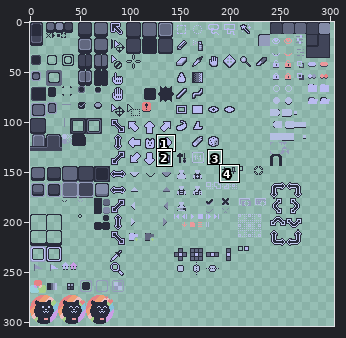
Sprite sheet: themes/frappe/catppuccin-theme-frappe/sheet.png. The picture above shows the old version from afar; the outline marks the close-up.
Close-up. As it was:
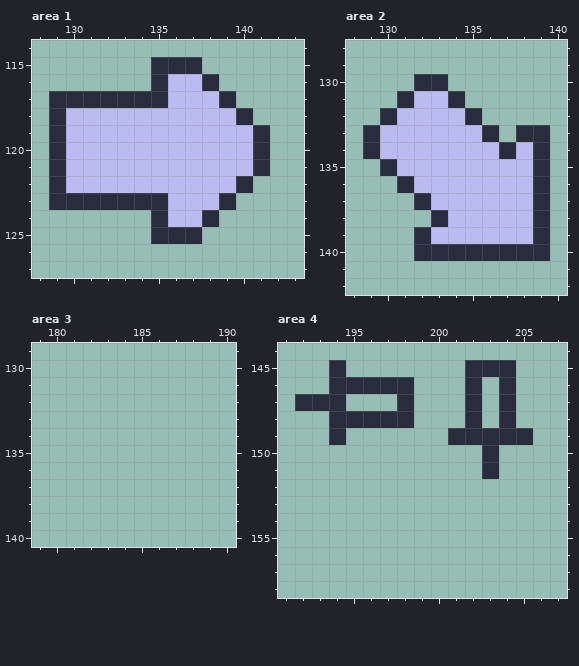
The file is 304x304 pixels. Shown: area 1: x 128..143, y 114..127; area 2: x 128..140, y 128..142; area 3: x 179..190, y 129..140; area 4: x 191..207, y 144..158. The commit also changed other parts of the picture, which this record leaves out.
New version:
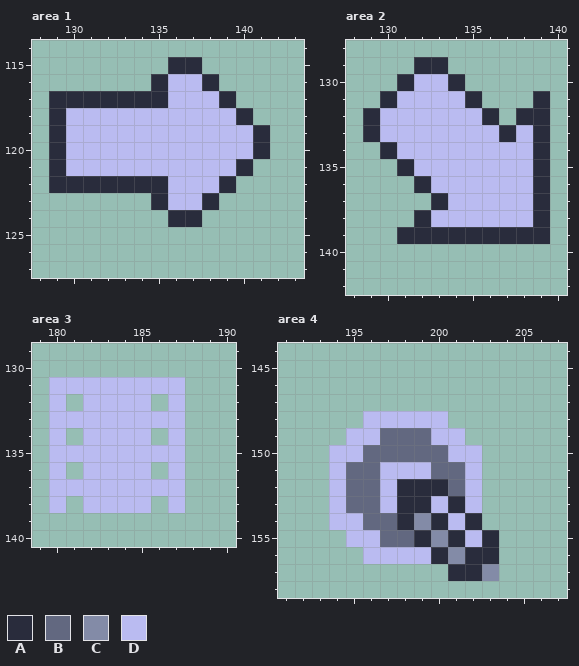
Palette (. is transparent): A #292c3c  B #626880  C #838ba7  D #babbf1
Changes in this commit:
--- area 1
@@ x 133..137 @@
 114 .....
-115 ..AAA
+115 ...AA
 116 ..ADD
@@ x 128..143 @@
 120 .ADDDDDDDDDDDA..
-121 .ADDDDDDDDDDDA..
-122 .ADDDDDDDDDDA...
-123 .AAAAAAADDDA....
-124 .......ADDA.....
-125 .......AAA......
+121 .ADDDDDDDDDDA...
+122 .AAAAAAADDDA....
+123 .......ADDA.....
+124 ........AA......
+125 ................
 126 ................
--- area 2
@@ x 128..140 @@
 128 .............
-129 .............
-130 ....AA.......
-131 ...ADDA......
-132 ..ADDDDA.....
-133 .ADDDDDDA.AA.
-134 .ADDDDDDDADA.
-135 ..ADDDDDDDDA.
-136 ...ADDDDDDDA.
-137 ....ADDDDDDA.
-138 .....ADDDDDA.
-139 ....ADDDDDDA.
-140 ....AAAAAAAA.
+129 ....AA.......
+130 ...ADDA......
+131 ..ADDDDA...A.
+132 .ADDDDDDA.AA.
+133 .ADDDDDDDADA.
+134 ..ADDDDDDDDA.
+135 ...ADDDDDDDA.
+136 ....ADDDDDDA.
+137 .....ADDDDDA.
+138 ....ADDDDDDA.
+139 ...AAAAAAAAA.
+140 .............
 141 .............
--- area 3
@@ x 179..190 @@
 130 ............
-131 ............
-132 ............
-133 ............
-134 ............
-135 ............
-136 ............
-137 ............
-138 ............
+131 .DDDDDDDD...
+132 .D.DDDD.D...
+133 .DDDDDDDD...
+134 .D.DDDD.D...
+135 .DDDDDDDD...
+136 .D.DDDD.D...
+137 .DDDDDDDD...
+138 .D.DDDD.D...
 139 ............
--- area 4
@@ x 191..207 @@
 144 .................
-145 ...A.......AAA...
-146 ...AAAAA...A.A...
-147 .AAA...A...A.A...
-148 ...AAAAA...A.A...
-149 ...A......AAAAA..
-150 ............A....
-151 ............A....
-152 .................
-153 .................
-154 .................
-155 .................
-156 .................
-157 .................
+145 .................
+146 .................
+147 .................
+148 .....DDDDD.......
+149 ....DDBBBDD......
+150 ...DDBBBBBDD.....
+151 ...DBBDDDBBD.....
+152 ...DBBDAAABD.....
+153 ...DBBDAADAD.....
+154 ...DDBBACADA.....
+155 ....DDBBACADA....
+156 .....DDDDACAA....
+157 ..........AAC....
 158 .................
Pixel boxes of the changes (left, top, right, bottom) in both close-ups:
erased: (151, 57, 168, 74)
changed: (49, 159, 270, 244)
changed: (363, 57, 550, 261)
added: (49, 377, 185, 513)
changed: (295, 360, 533, 581)
